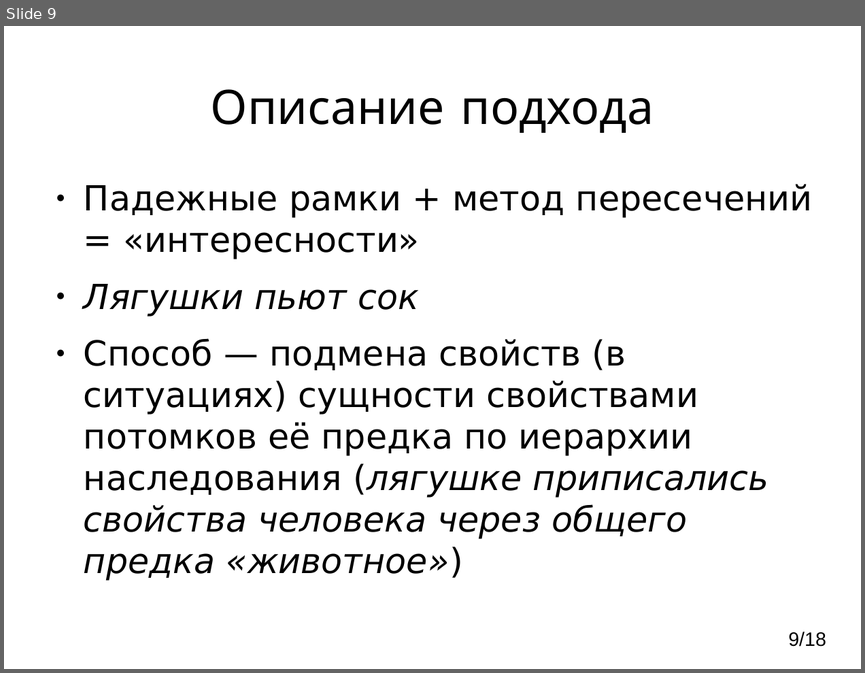
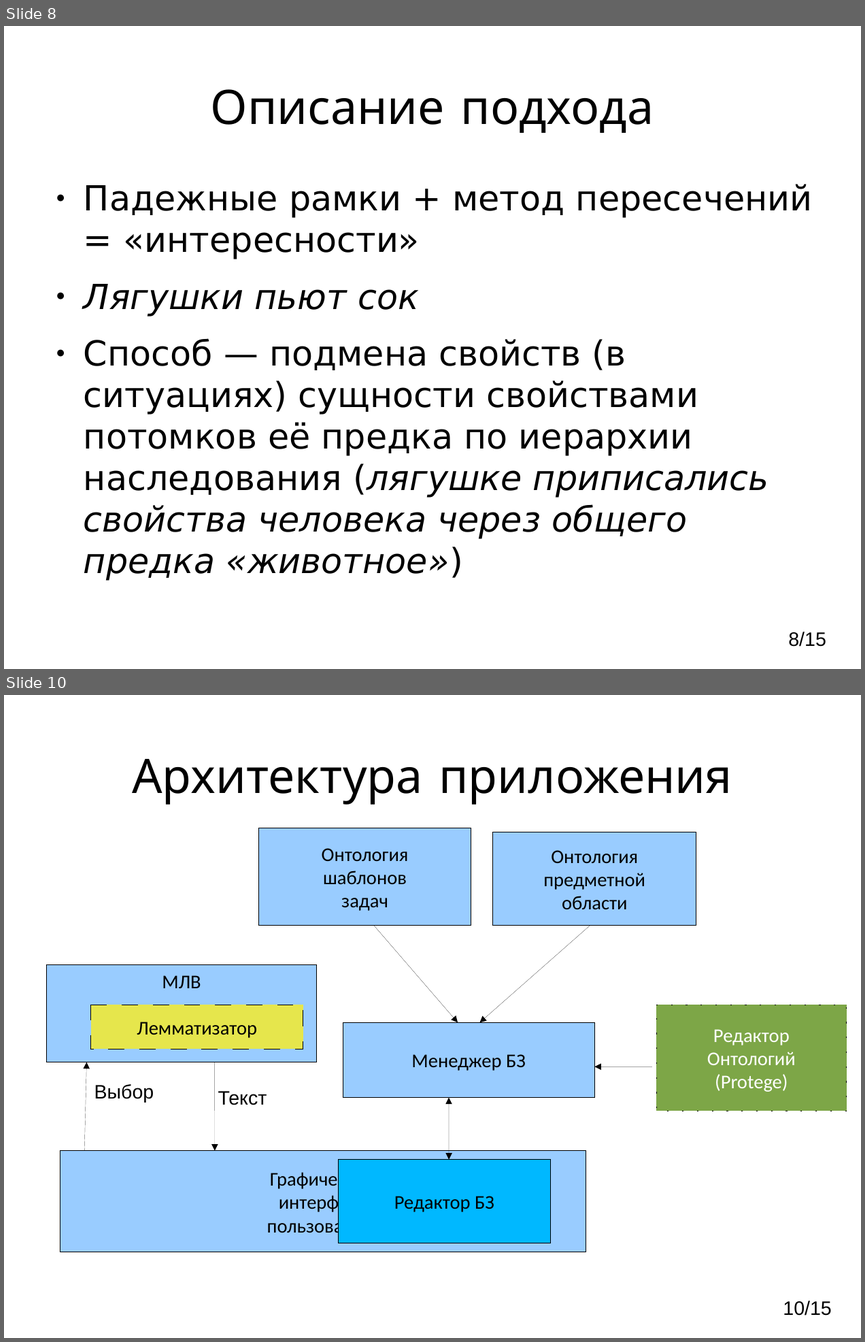
Before and after one commit to vinni-au/l-gen, a slide deck: Презентация.odp. Shown one above the other, each under a label of ours: slide 9 before the commit, slides 8 and 10 after it; the slides between them are not shown. The pictures are 865x673 and 865x1342 pixels, drawn with LibreOffice and Linux fonts; fonts in the diff are those of the drawing. Boxes give left, top, right and bottom in pixels: in the first picture for what was removed or moved away, otherwise in the second. Text is boxed around its words. In the diff, an @@ line names an element or a change of style, - is before the commit and + after.

```diff
--- a/Презентация.odp
+++ b/Презентация.odp
@@ slide 10 added at (4,695,861,1338), background #FFFFFF @@
@@ title added at (132,759,732,804), 44 pt, text #000000 @@
+Архитектура приложения
@@ rectangle added at (259,828,471,925), fill #99CCFF, outline #000000 0 pt, 18 pt, text #000000 @@
+Онтология
+шаблонов
+задач
@@ rectangle added at (493,832,696,925), fill #99CCFF, outline #000000 0 pt, 18 pt, text #000000 @@
+Онтология
+предметной
+области
@@ arrow added from (374, 925) to (458, 1022), #000000 0 pt @@
@@ arrow added from (590, 925) to (480, 1022), #000000 0 pt @@
@@ rectangle added at (47,965,317,1062), fill #99CCFF, outline #000000 0 pt, 18 pt, text #000000 @@
+МЛВ
@@ rectangle added at (91,1004,303,1049), fill #E6E64C, outline #000000 0 pt, 18 pt, text #000000 @@
+Лемматизатор
@@ rectangle added at (656,1004,846,1110), fill #7DA647, outline #000000 0 pt, 18 pt, text #FFFFFF @@
+Редактор
+Онтологий
+(Protege)
@@ rectangle added at (343,1022,595,1098), fill #99CCFF, outline #000000 0 pt, 18 pt, text #000000 @@
+Менеджер БЗ
@@ arrow added from (84, 1151) to (86, 1062), #000000 0 pt @@
@@ arrow added from (215, 1062) to (215, 1151), #000000 0 pt @@
@@ arrow added from (653, 1067) to (595, 1067), #000000 0 pt @@
@@ text added at (94,1084,154,1102), 18 pt, text #000000 @@
+Выбор
@@ text added at (218,1091,267,1105), 18 pt, text #000000 @@
+Текст
@@ double arrow added from (449, 1098) to (449, 1159), #000000 0 pt @@
@@ rectangle added at (60,1151,585,1253), fill #99CCFF, outline #000000 0 pt, 18 pt, text #000000 @@
+Графический
+интерфейс
+пользователя
@@ rectangle added at (339,1159,551,1243), fill #00B8FF, outline #000000 0 pt, 18 pt, text #000000 @@
+Редактор БЗ
@@ page number added at (783,1300,831,1315), 18 pt, text #000000 @@
+10/15
@@ what was slide 9 is now slide 8 @@
@@ page number at (788,631,826,646): text changed @@
-9/18
+8/15
```
Also in this commit, not shown: 3 slides changed, 1 other slide added, 5 slides removed, 2 other files.
